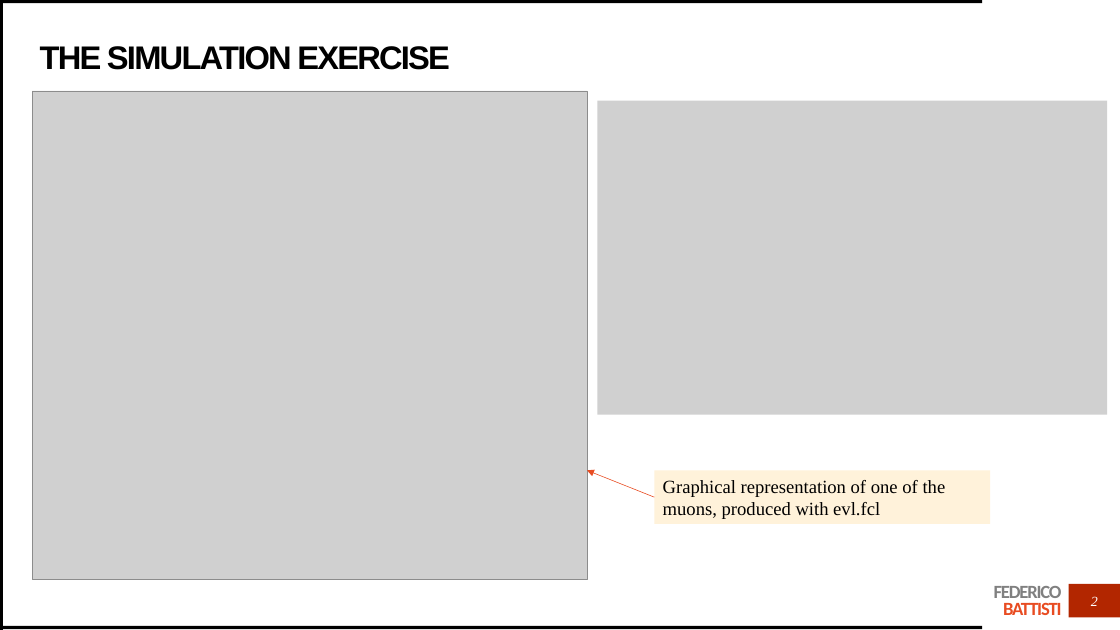
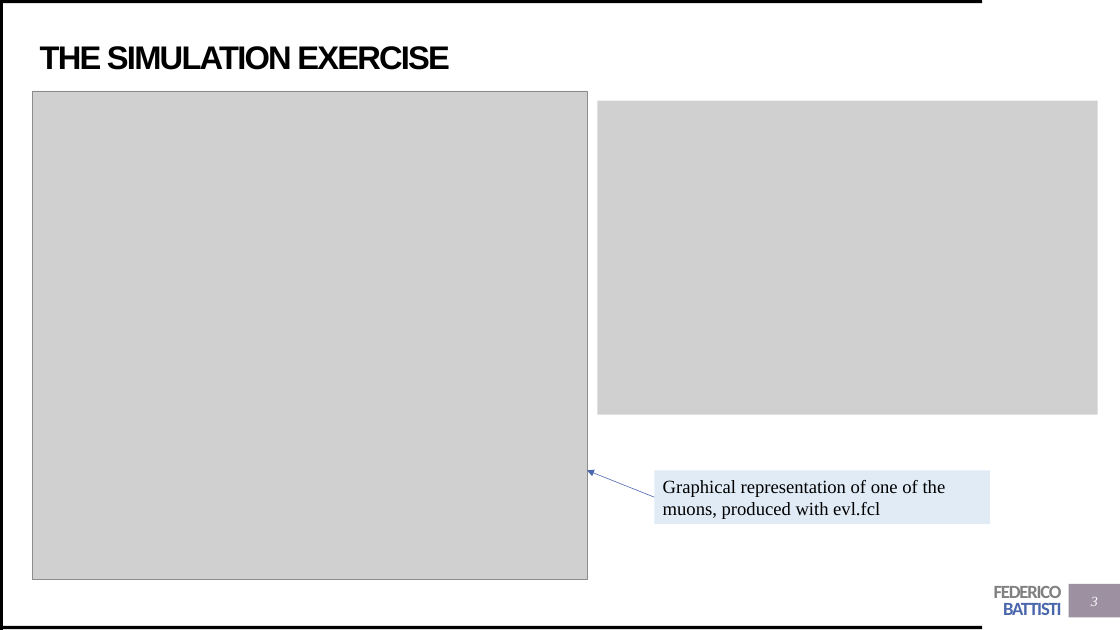
Before and after one commit to Trenchcoat95/OxfordCode, a slide deck: slide 3 of DUNE first presentation.pptx (slide 2 before the commit). Drawn at 1120x630 pixels with LibreOffice and Linux fonts; fonts in the diff are those of the drawing; grey boxes stand for pictures. Boxes give left, top, right and bottom in pixels: in the first picture for what was removed or moved away, otherwise in the second. Text is boxed around its words. In the diff, an @@ line names an element or a change of style, - is before the commit and + after.

```diff
--- a/DUNE first presentation.pptx
+++ b/DUNE first presentation.pptx
@@ picture: place and size @@
-picture at (597, 101, 1107, 415)
+picture at (597, 101, 1098, 415)
@@ arrow (655, 497) - (587, 471): stroke #E84C22 0.5 pt to #4A66AC 0.5 pt @@
@@ rectangle "Graphical representation of one of ..." at (655, 471, 991, 524): fill #FFF2DA to #E0EBF6 @@
@@ text "FEDERICO BATTISTI" at (994, 586, 1062, 615): text colour #E84C22 to #4A66AC in "BATTISTI" @@
@@ rectangle at (1069, 584, 1120, 618): fill #B22600 to #9D90A0 @@
@@ page number at (1091, 597, 1098, 606): text changed @@
-2
+3
```
Also in this commit, not shown: 16 other slides changed, 4 slides added, 8 other files.
